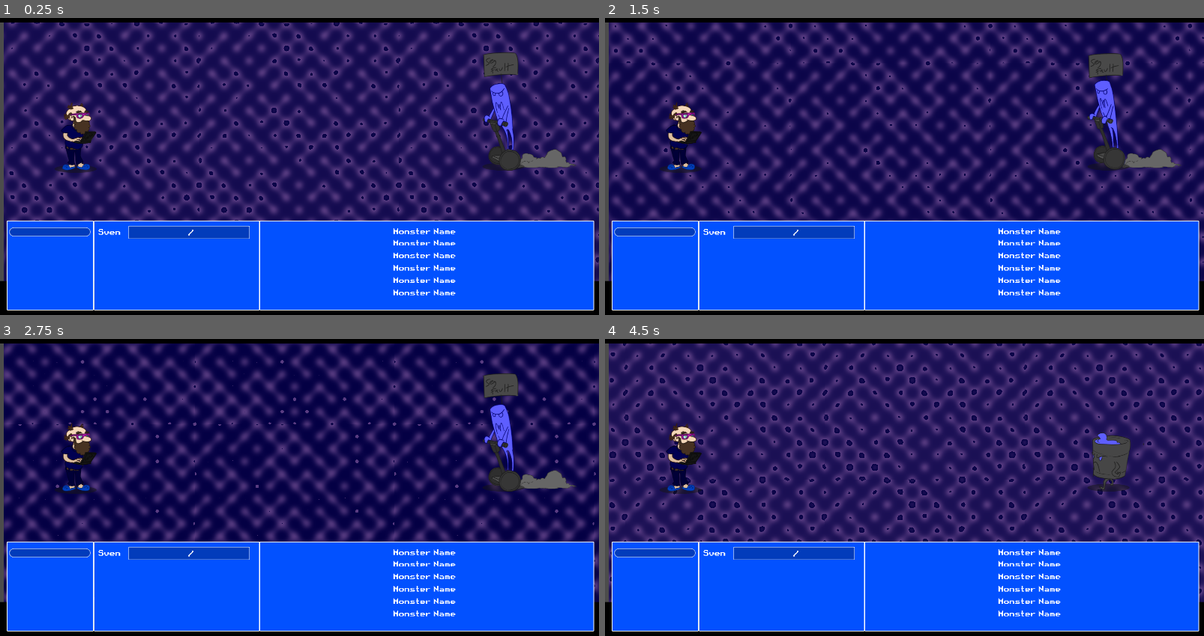
Above: before the commit, frames 1-4 (two rows, left to right).
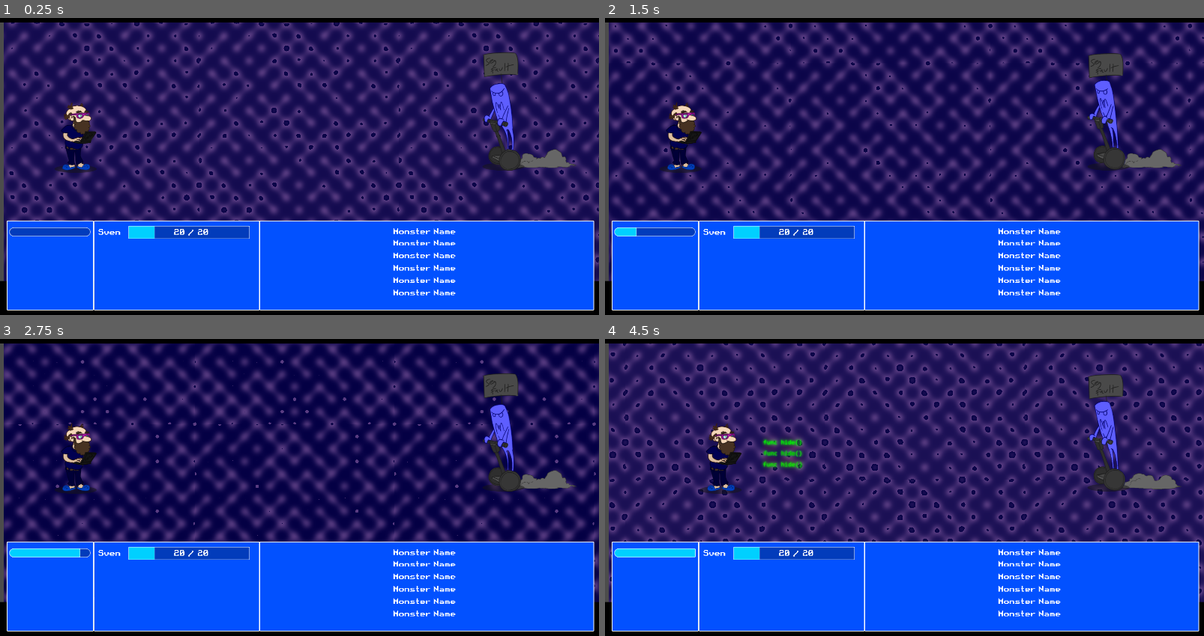
Above: after the commit, the same moments.

Repository: Alexander-Hjelm/bearded-programmer-sven
Game: Godot game, scene res://MainScene.tscn
Same seed, same stepped clock (60 frames per second), same inputs: the game is played once before the commit and once after it.
Inputs (mouse positions are in pixels of both pictures, inside the frame that each line leads up to):
- Up to frame 1 (0.25 s): no input
- Up to frame 2 (1.5 s): hold U 0.53-1.28 s; tap H at 1.35 s
- Up to frame 3 (2.75 s): hold U from 2.03 s (still down)
- Up to frame 4 (4.5 s): release U at 2.78 s; tap H at 2.85 s; click (652, 546) at 3.5 s, where only the run after the commit has a clickable "Attack"; hold U from 4.28 s (still down)

The runs differ from the first frame. In frame 1, 0.2% of the frame differs, in the area x 21-35%, y 70-75%; in frame 2, 0.3%; in frame 3, 0.6%; in frame 4, 4.7%, in the area x 1-96%, y 11-75%.

Commit message:
HUD interaction

Diff:
--- a/MainScene.tscn
+++ b/MainScene.tscn
@@ -1,15 +1,10 @@
-[gd_scene load_steps=12 format=2]
+[gd_scene load_steps=7 format=2]
 
 [ext_resource path="res://GFX/BG/bg.shader" type="Shader" id=1]
 [ext_resource path="res://GFX/BG/bg_1.png" type="Texture" id=2]
 [ext_resource path="res://GFX/BG/bg_2.png" type="Texture" id=3]
 [ext_resource path="res://GFX/BG/black16.png" type="Texture" id=4]
 [ext_resource path="res://Script/game_manager.gd" type="Script" id=5]
-[ext_resource path="res://Script/combat_manager.gd" type="Script" id=6]
-[ext_resource path="res://Script/item_database.gd" type="Script" id=7]
-[ext_resource path="res://Script/element_database.gd" type="Script" id=8]
-[ext_resource path="res://Script/character_database.gd" type="Script" id=9]
-[ext_resource path="res://Scenes/UI/HUD.tscn" type="PackedScene" id=10]
 
 [sub_resource type="ShaderMaterial" id=1]
 shader = ExtResource( 1 )
@@ -25,8 +20,10 @@
 [node name="MainScene" type="Node2D"]
 
 [node name="BGSprite" type="Sprite" parent="."]
+editor/display_folded = true
 material = SubResource( 1 )
 position = Vector2( 252.695, 215.02 )
+z_index = -20
 texture = ExtResource( 3 )
 offset = Vector2( 79.5562, 181.063 )
 
@@ -63,32 +60,20 @@
 [node name="BlackBroderTop" type="Sprite" parent="."]
 position = Vector2( 581.135, 19.0207 )
 scale = Vector2( 200, 10 )
+z_index = -10
 texture = ExtResource( 4 )
 
 [node name="BlackBroderBottom" type="Sprite" parent="."]
 position = Vector2( 570, 1010 )
 scale = Vector2( 200, 10 )
+z_index = -10
 texture = ExtResource( 4 )
 
 [node name="GameManager" type="Node2D" parent="."]
 script = ExtResource( 5 )
-
-[node name="CombatMananger" type="Node2D" parent="."]
-script = ExtResource( 6 )
-
-[node name="ItemDatabase" type="Node2D" parent="."]
-script = ExtResource( 7 )
-
-[node name="ElementDatabase" type="Node2D" parent="."]
-script = ExtResource( 8 )
-
-[node name="CharacterDatabase" type="Node2D" parent="."]
-script = ExtResource( 9 )
 
 [node name="Team0StartPos" type="Node2D" parent="."]
 position = Vector2( 243.516, 453.616 )
 
 [node name="Team1StartPos" type="Node2D" parent="."]
 position = Vector2( 1615.09, 446.242 )
-
-[node name="HUD" parent="." instance=ExtResource( 10 )]
--- a/Scenes/UI/HUD.gd
+++ b/Scenes/UI/HUD.gd
@@ -55,4 +55,4 @@
 
 func attack_enemy():
 	inactivate_player_input()
-	##CONTINUE ATTACK LOOP
+	combat_manager.player_attack()
--- a/Scenes/UI/HUD.tscn
+++ b/Scenes/UI/HUD.tscn
@@ -197,25 +197,39 @@
 margin_bottom = 1027.0
 
 [node name="InputBGPanel" type="Panel" parent="InputPopUpMenu"]
-visible = false
 anchor_right = 1.0
 anchor_bottom = 1.0
 margin_bottom = -35.0
 theme = ExtResource( 2 )
+
+[node name="AttackPanel" type="NinePatchRect" parent="InputPopUpMenu/InputBGPanel"]
+anchor_right = 1.0
+anchor_bottom = 1.0
+margin_left = 8.0
+margin_top = 21.0
+margin_right = -8.0
+margin_bottom = -208.0
+theme = ExtResource( 2 )
+texture = ExtResource( 3 )
+patch_margin_left = 4
+patch_margin_top = 4
+patch_margin_right = 4
+patch_margin_bottom = 4
 
 [node name="AttackButton" type="Button" parent="InputPopUpMenu/InputBGPanel"]
 margin_left = 16.0
 margin_top = 26.0
 margin_right = 272.0
 margin_bottom = 69.0
-
-[node name="AttackPanel" type="NinePatchRect" parent="InputPopUpMenu/InputBGPanel"]
+text = "Attack"
+
+[node name="DoSomethingPanel" type="NinePatchRect" parent="InputPopUpMenu/InputBGPanel"]
 anchor_right = 1.0
 anchor_bottom = 1.0
 margin_left = 8.0
-margin_top = 21.0
-margin_right = -8.0
-margin_bottom = -208.0
+margin_top = 79.0
+margin_right = -8.0
+margin_bottom = -150.0
 theme = ExtResource( 2 )
 texture = ExtResource( 3 )
 patch_margin_left = 4
@@ -224,23 +238,7 @@
 patch_margin_bottom = 4
 
 [node name="DoSomething" type="Button" parent="InputPopUpMenu/InputBGPanel"]
-visible = false
 margin_left = 16.0
 margin_top = 85.0
 margin_right = 272.0
 margin_bottom = 128.0
-
-[node name="DoSomethingPanel" type="NinePatchRect" parent="InputPopUpMenu/InputBGPanel"]
-visible = false
-anchor_right = 1.0
-anchor_bottom = 1.0
-margin_left = 8.0
-margin_top = 79.0
-margin_right = -8.0
-margin_bottom = -150.0
-theme = ExtResource( 2 )
-texture = ExtResource( 3 )
-patch_margin_left = 4
-patch_margin_top = 4
-patch_margin_right = 4
-patch_margin_bottom = 4
--- a/Script/character.gd
+++ b/Script/character.gd
@@ -76,6 +76,8 @@
 	var current_value: float = _base_stats[stat]
 	# Add any stat offsets due to equipped items
 	for item_name in _item_names_by_slot.values():
+		if _item_names_by_slot["Weapon"] == item_name:
+			continue
 		var item = item_database.items[item_name]
 		for effect in item.get_inflicted_effects():
 			if effect.is_permanent():
--- a/Script/combat_manager.gd
+++ b/Script/combat_manager.gd
@@ -42,6 +42,9 @@
 	for character in characters_team_1:
 		register_character(character, 1)
 
+	# Interface with HUD
+
+
 	_combat_over_signal_emitted = false
 
 func register_character(character: Character, team: int):
@@ -71,6 +74,11 @@
 			return
 		tick_character(character, 1)
 
+	# Update HUD
+	var player_hp: float = _characters_by_team[0][0].get_current_value_for_stat("hp")
+	var player_hp_max: float = _characters_by_team[0][0].get_base_value_for_stat("hp")
+	HUD.update_player_HUD_stats(player_hp, player_hp_max)
+
 	# If there are no more enemies left, notify the game manager that the fight has ended
 	if not _combat_over_signal_emitted:
 		if len(_characters_by_team[0]) == 0:
@@ -82,17 +90,32 @@
 
 func tick_character(character: Character, team: int):
 	_character_timers[character] = _character_timers[character] - 1.0
+
+	# Update HUD Timer
+	if team == 0:
+		HUD.update_player_HUD_timer(100 - 100*_character_timers[character]/character.get_current_value_for_stat("speed"), false)
+
 	if _character_timers[character] <= 0.0:
-		# TODO: if the active character is in team 0, show ui
-
-		# AI: Pick a random character on the other team to attack
 		var other_team: int = 0
 		if team == 0:
 			other_team = 1
-		var rand_index = randi()%len(_characters_by_team[other_team])
-		var target_character: Character = _characters_by_team[other_team][rand_index]
-		attack(character, target_character, character.get_weapon())
-		reset_character_timer(character)
+
+		if team == 0:
+			# If the active character is in team 0, show ui
+			HUD.activate_player_input()
+			_ticking_active = false
+		else:
+			# AI: Pick a random character on the other team to attack
+			var rand_index = randi()%len(_characters_by_team[other_team])
+			var target_character: Character = _characters_by_team[other_team][rand_index]
+			attack(character, target_character, character.get_weapon())
+			reset_character_timer(character)
+
+func player_attack():
+	var player_character: Character = _characters_by_team[0][0]
+	var target_character: Character = _characters_by_team[1][0]
+	attack(player_character, target_character, player_character.get_weapon())
+	reset_character_timer(player_character)
 
 func reset_character_timer(character: Character):
 	_character_timers[character] = 100.0 - character.get_current_value_for_stat("speed")
--- a/project.godot
+++ b/project.godot
@@ -72,6 +72,7 @@
 character_database="*res://Script/character_database.gd"
 element_database="*res://Script/element_database.gd"
 combat_manager="*res://Script/combat_manager.gd"
+HUD="*res://Scenes/UI/HUD.tscn"
 
 [display]
 
